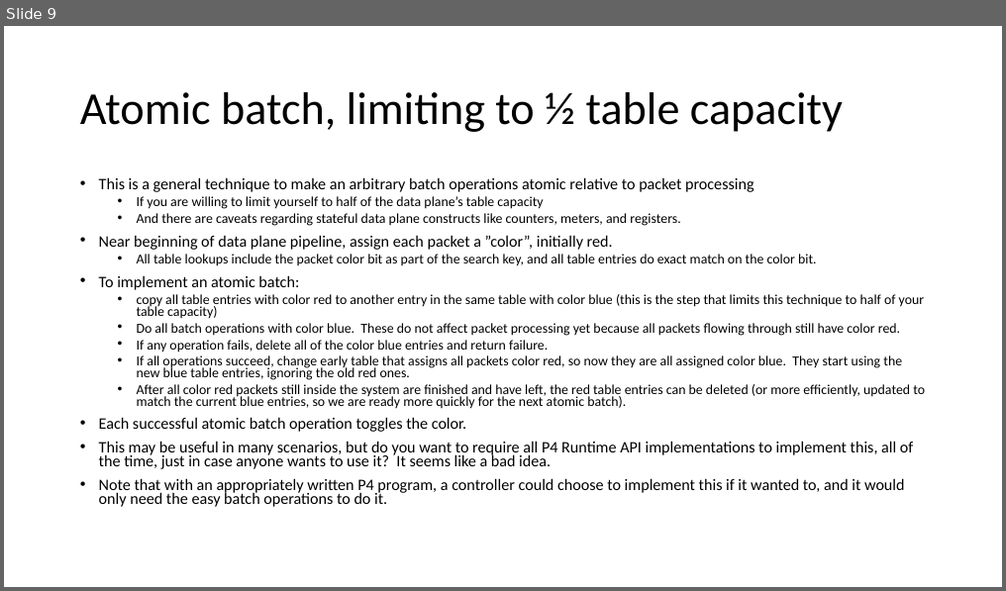
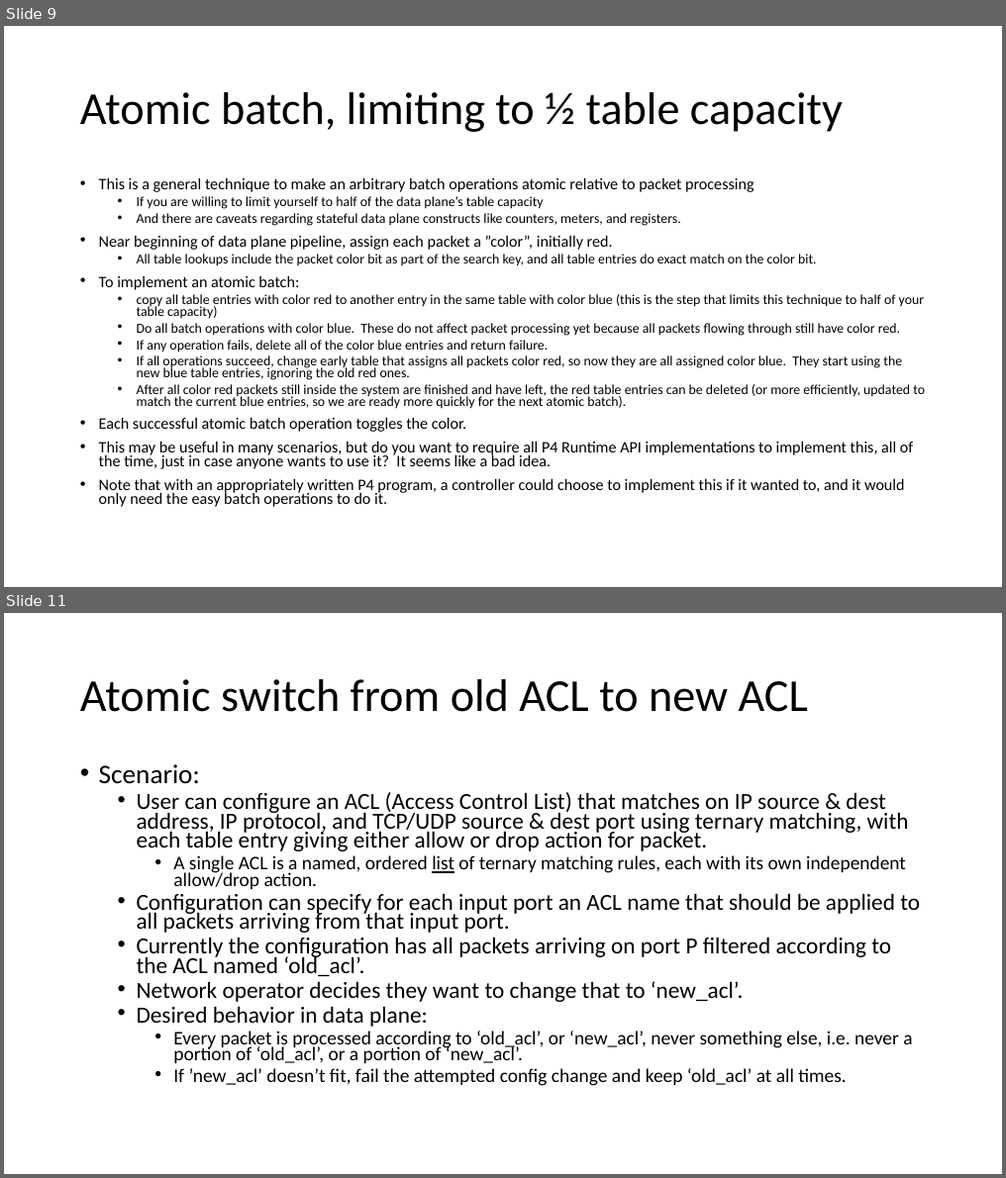
Before and after one commit to jafingerhut/p4-guide, a slide deck: docs/p4runtime api batch operations.pptx. Shown one above the other, each under a label of ours: slide 9 before the commit, slides 9 and 11 after it; the slides between them are not shown. The pictures are 1006x591 and 1006x1178 pixels, drawn with LibreOffice and Linux fonts; fonts in the diff are those of the drawing. Boxes give left, top, right and bottom in pixels: in the first picture for what was removed or moved away, otherwise in the second. Text is boxed around its words. In the diff, an @@ line names an element or a change of style, - is before the commit and + after.

Commit message:
Add example of atomic batch operation for ACLs

```diff
--- a/docs/p4runtime api batch operations.pptx
+++ b/docs/p4runtime api batch operations.pptx
@@ slide 11 added at (4, 613, 1002, 1174), background #FFFFFF @@
@@ title added at (80, 679, 808, 712), 44 pt, text #000000 @@
+Atomic switch from old ACL to new ACL
@@ text added at (99, 764, 920, 1086), 22.2 pt, text #000000 @@
+• Scenario:
+  • User can configure an ACL (Access Control List) that matches on IP source & dest address, IP protocol, and TCP/UDP source & dest port using ternary matching, with each table entry giving either allow or drop action for packet.
+    • A single ACL is a named, ordered list of ternary matching rules, each with its own independent allow/drop action.
+  • Configuration can specify for each input port an ACL name that should be applied to all packets arriving from that input port.
+  • Currently the configuration has all packets arriving on port P filtered according to the ACL named ‘old_acl’.
+  • Network operator decides they want to change that to ‘new_acl’.
+  • Desired behavior in data plane:
+    • Every packet is processed according to ‘old_acl’, or ‘new_acl’, never something else, i.e. never a portion of ‘old_acl’, or a portion of ‘new_acl’.
+    • If ’new_acl’ doesn’t fit, fail the attempted config change and keep ‘old_acl’ at all times.
```
Also in this commit, not shown: 5 slides changed, 4 other slides added.
